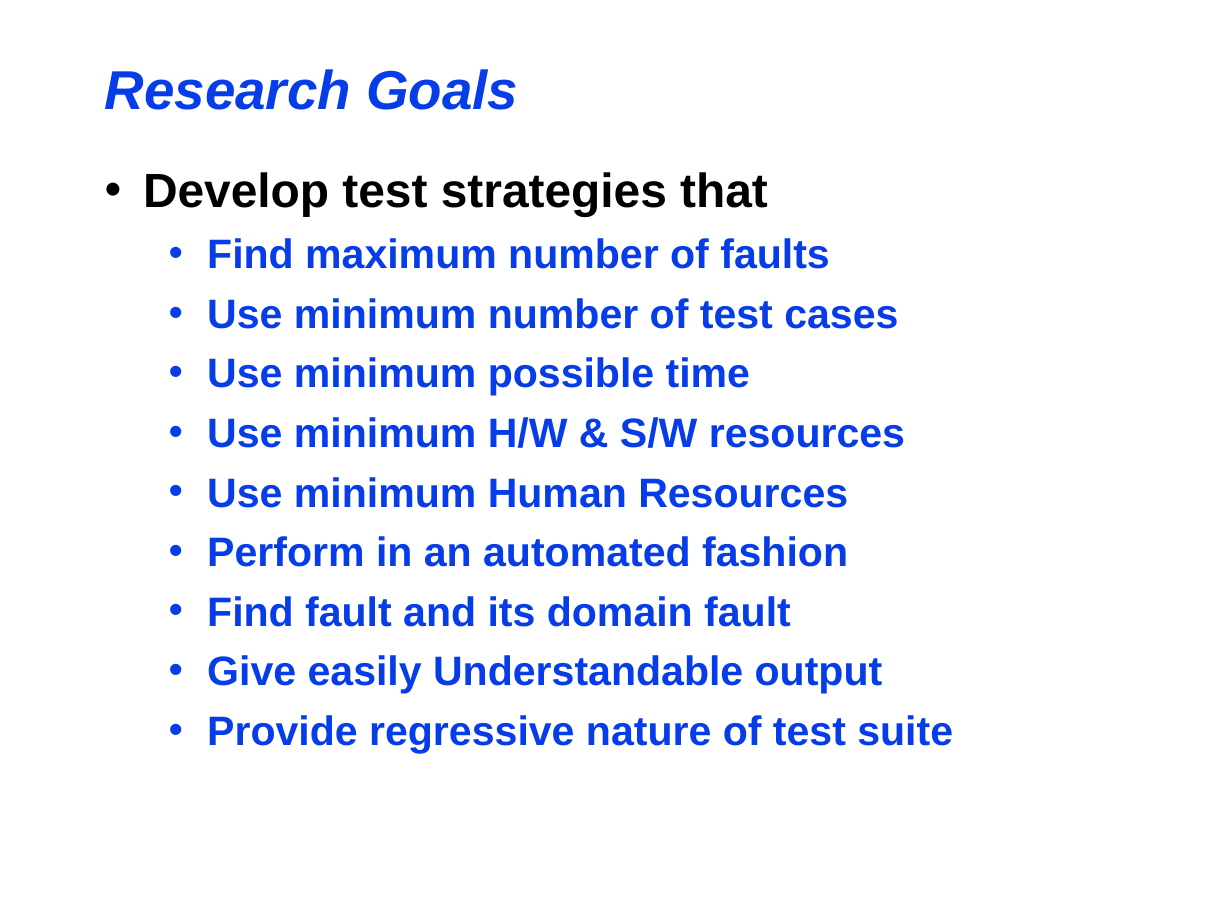
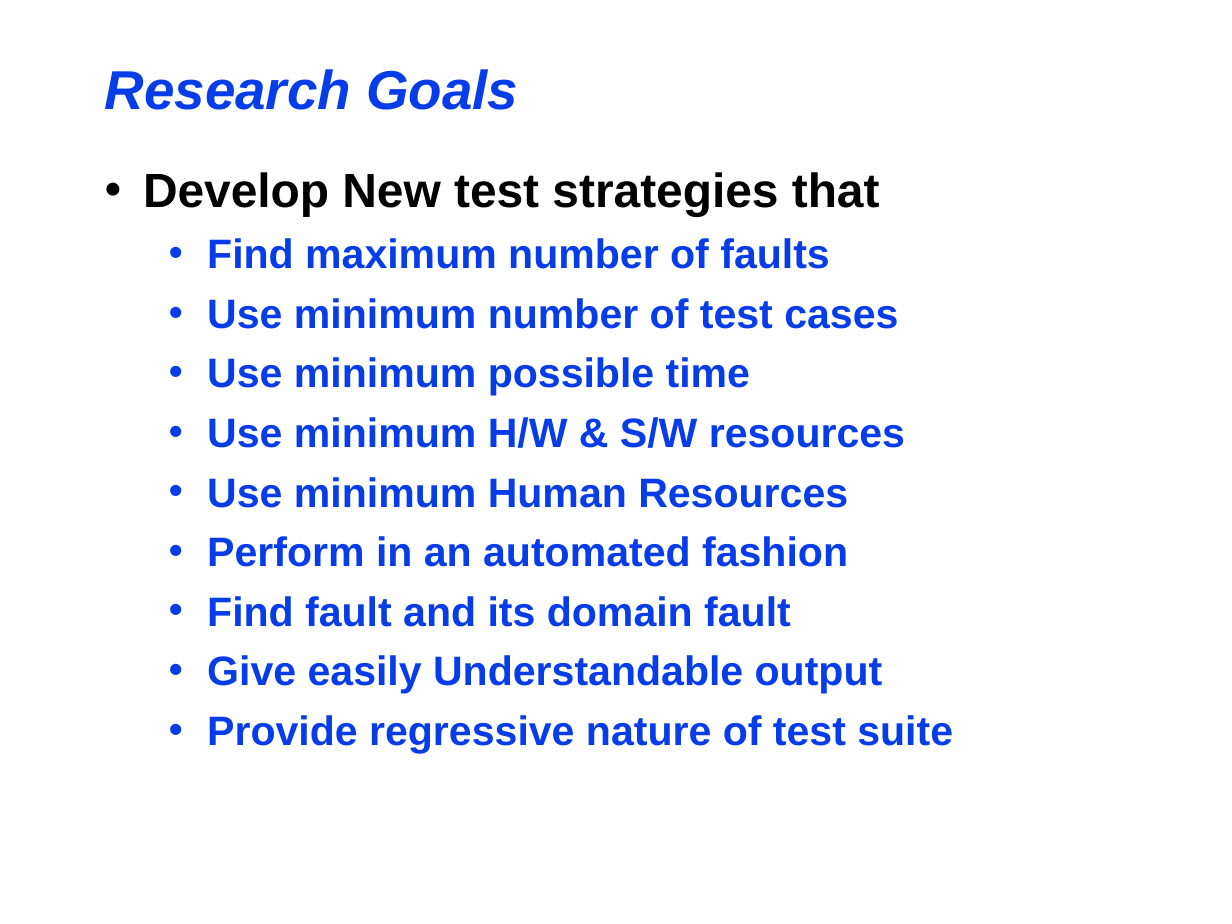
Before and after one commit to maochy/yeti-test, a slide deck: slide 2 of ThesisSeminar/ThesisSeminar.ppt. Drawn at 1232x924 pixels with LibreOffice and Linux fonts; fonts in the diff are those of the drawing. Boxes give left, top, right and bottom in pixels: in the first picture for what was removed or moved away, otherwise in the second. Text is boxed around its words. In the diff, an @@ line names an element or a change of style, - is before the commit and + after.

```diff
--- a/ThesisSeminar/ThesisSeminar.ppt
+++ b/ThesisSeminar/ThesisSeminar.ppt
@@ text at [143, 172, 880, 216]: text changed @@
-• Develop test strategies that
+• Develop New test strategies that
```
Also in this commit, not shown: 3 other slides changed, 3 other files.
